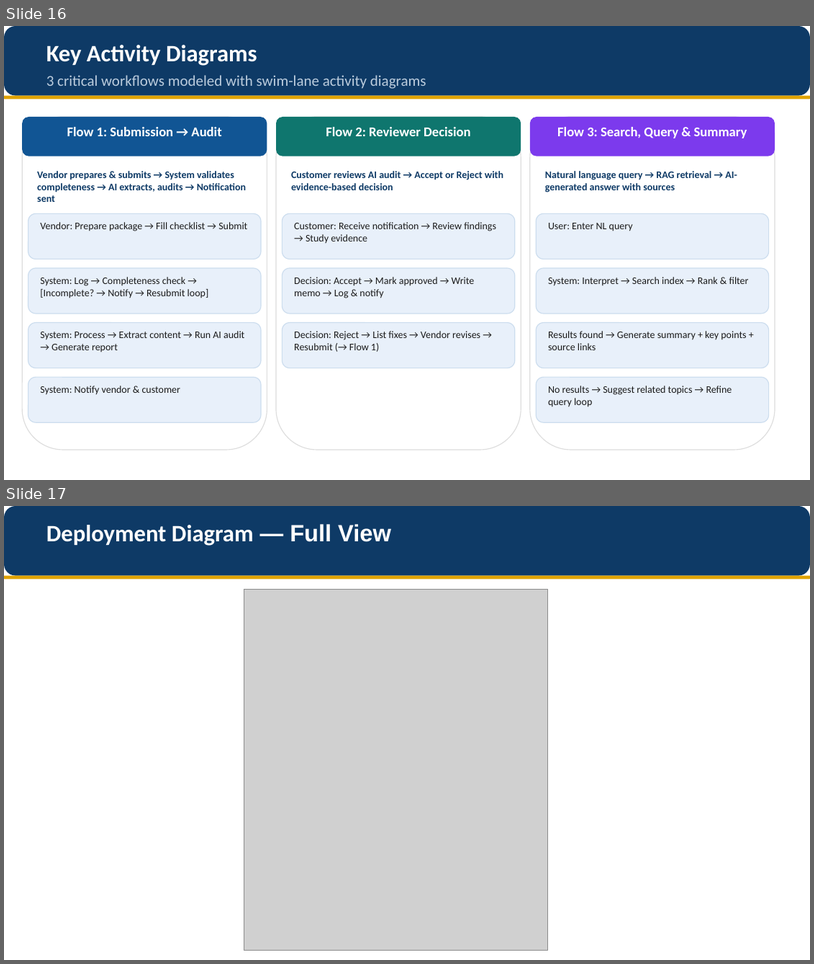
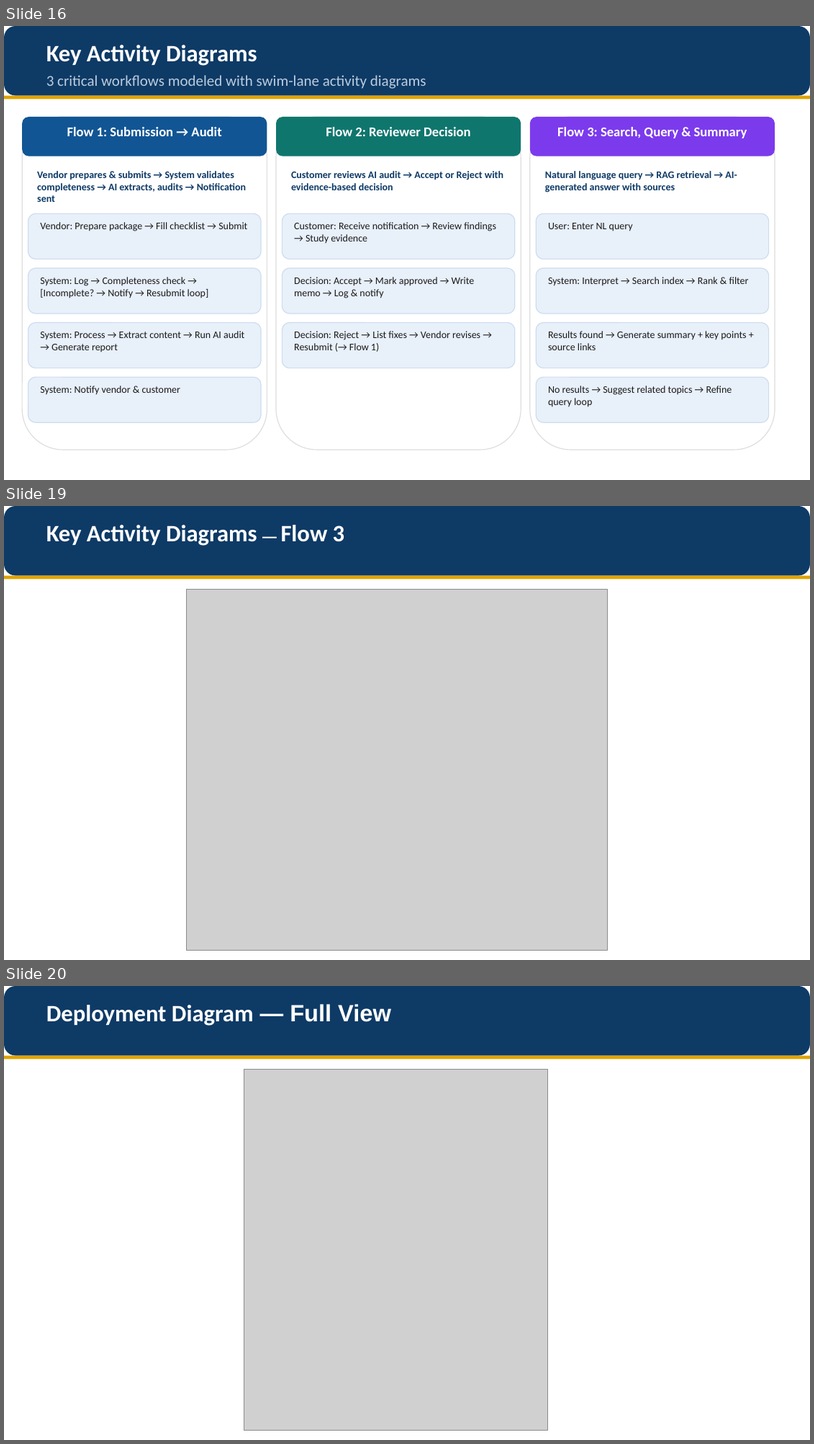
Before and after one commit to jackreacher1994/sa-nhom6, a slide deck: Presentation.pptx. Shown one above the other, each under a label of ours: slides 16 and 17 before the commit, slides 16, 19 and 20 after it; the slides between them are not shown. The pictures are 814x964 and 814x1444 pixels, drawn with LibreOffice and Linux fonts; fonts in the diff are those of the drawing; grey boxes stand for pictures. Boxes give left, top, right and bottom in pixels: in the first picture for what was removed or moved away, otherwise in the second. Text is boxed around its words. In the diff, an @@ line names an element or a change of style, - is before the commit and + after.

Commit message:
update presentation file

```diff
--- a/Presentation.pptx
+++ b/Presentation.pptx
@@ slide 19 added at [4, 506, 810, 960], background #FFFFFF @@
@@ rounded rectangle added at [4, 506, 810, 576], fill #0E3A66 @@
@@ text added at [46, 525, 345, 546], 28 pt, text #FFFFFF, bold @@
+Key Activity Diagrams — Flow 3
@@ rounded rectangle added at [4, 576, 810, 579], fill #E0A300 @@
@@ picture added at [187, 589, 608, 950] @@
@@ what was slide 17 is now slide 20 @@
```
Also in this commit, not shown: 2 other slides added.
